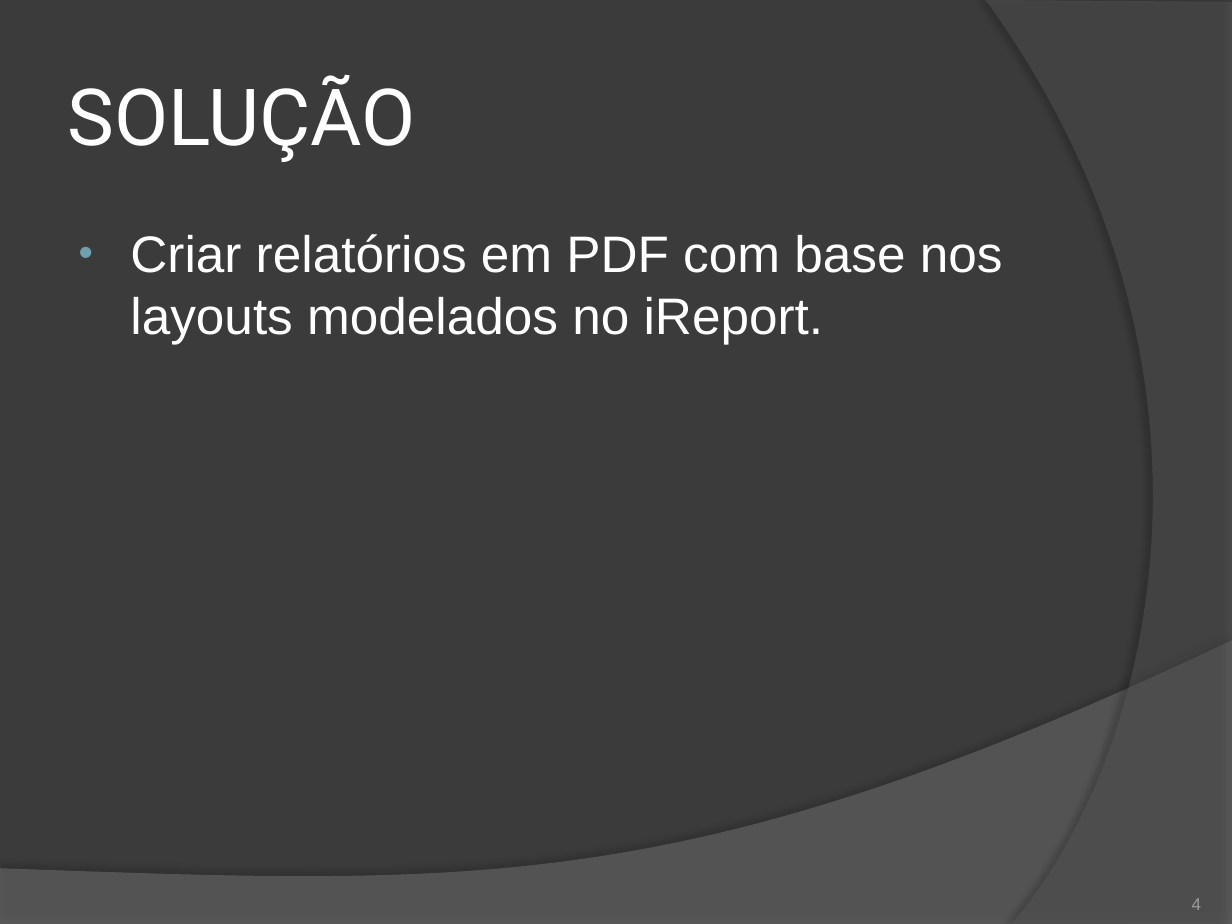
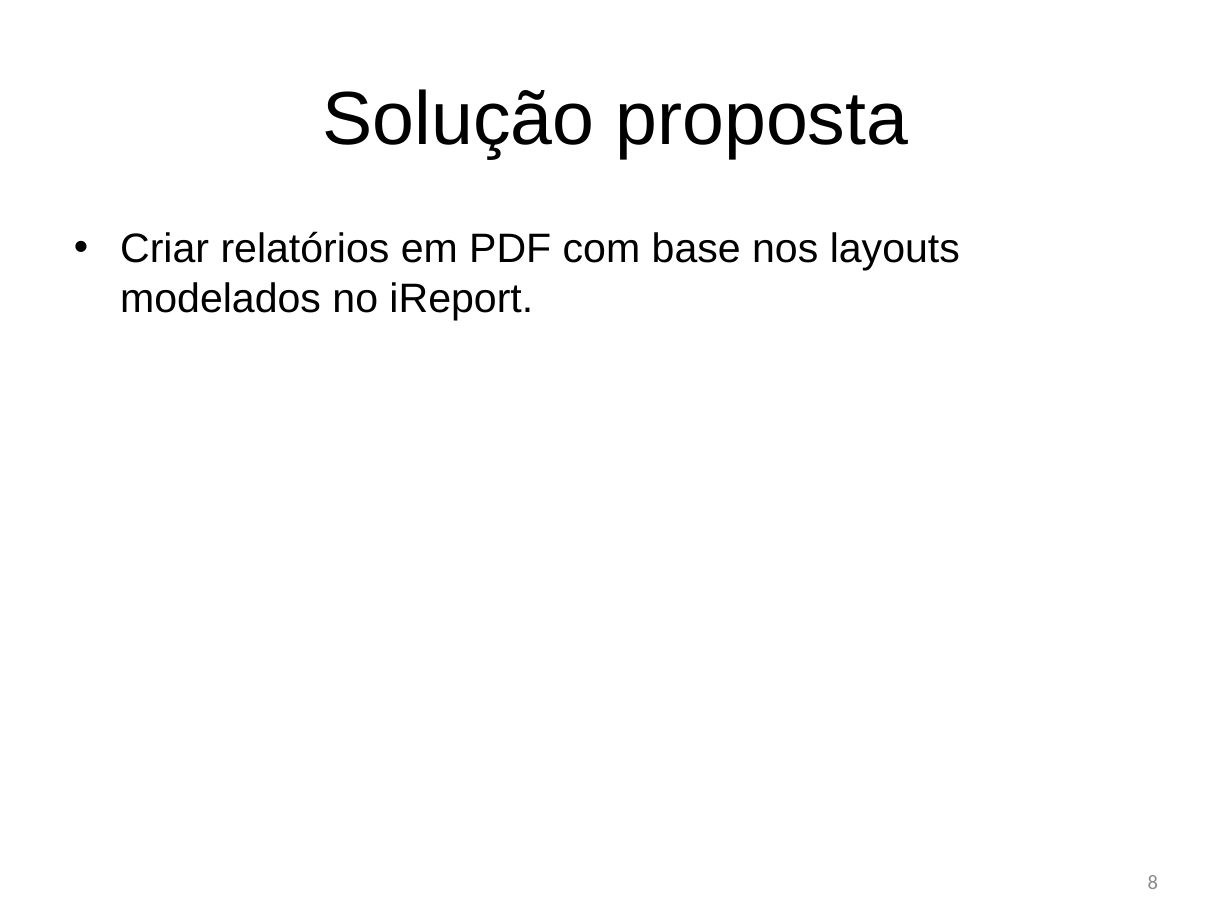
Before and after one commit to lincolnbrito/simplereport, a slide deck: slide 8 of documentacao/Apresentação.pptx (slide 4 before the commit). Drawn at 1232x924 pixels with LibreOffice and Linux fonts; fonts in the diff are those of the drawing. Boxes give left, top, right and bottom in pixels: in the first picture for what was removed or moved away, otherwise in the second. Text is boxed around its words. In the diff, an @@ line names an element or a change of style, - is before the commit and + after.

```diff
--- a/documentacao/Apresentação.pptx
+++ b/documentacao/Apresentação.pptx
@@ background #3B3B3B to #FFFFFF @@
@@ freeform shape removed at (986, 0, 1232, 924) @@
@@ title at (323, 89, 909, 158): text changed; size 46 to 44 pt; font Roboto to Arial; text colour #FFFFFF to #000000 @@
-SOLUÇÃO
+Solução proposta
@@ text "Criar relatórios em PDF com ..." at (120, 231, 960, 320): size 30 to 24 pt, text colour #FFFFFF to #000000; indent changed; less space between paragraphs @@
@@ freeform shape removed at (0, 641, 1232, 924) @@
@@ page number added at (1148, 875, 1158, 889), 12 pt, text #8C8C8C @@
+8
@@ page number removed at (1192, 898, 1202, 910) @@
-4
```
Also in this commit, not shown: 3 other slides changed, 19 slides added, 6 slides removed, 26 other files.
